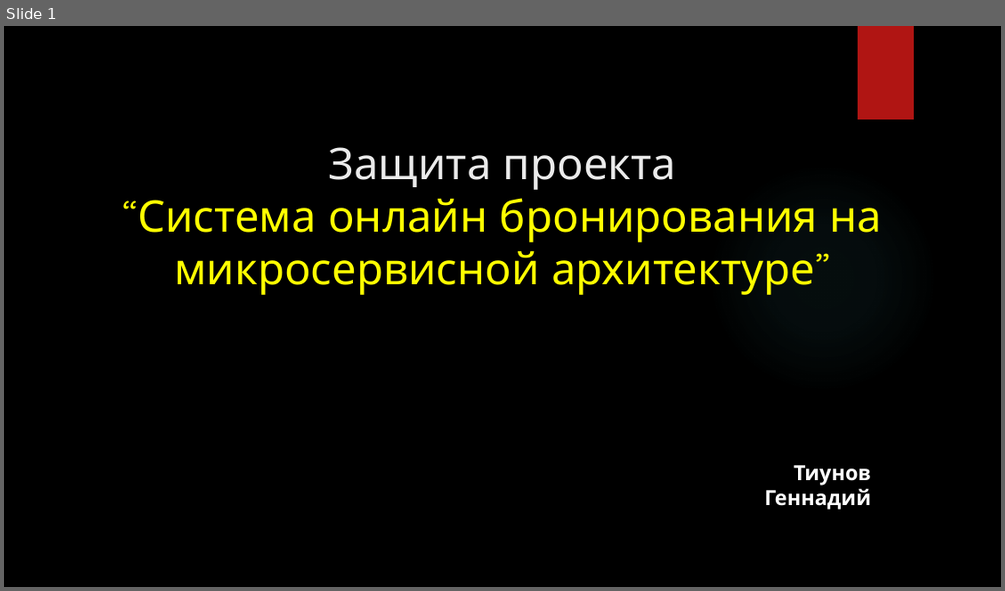
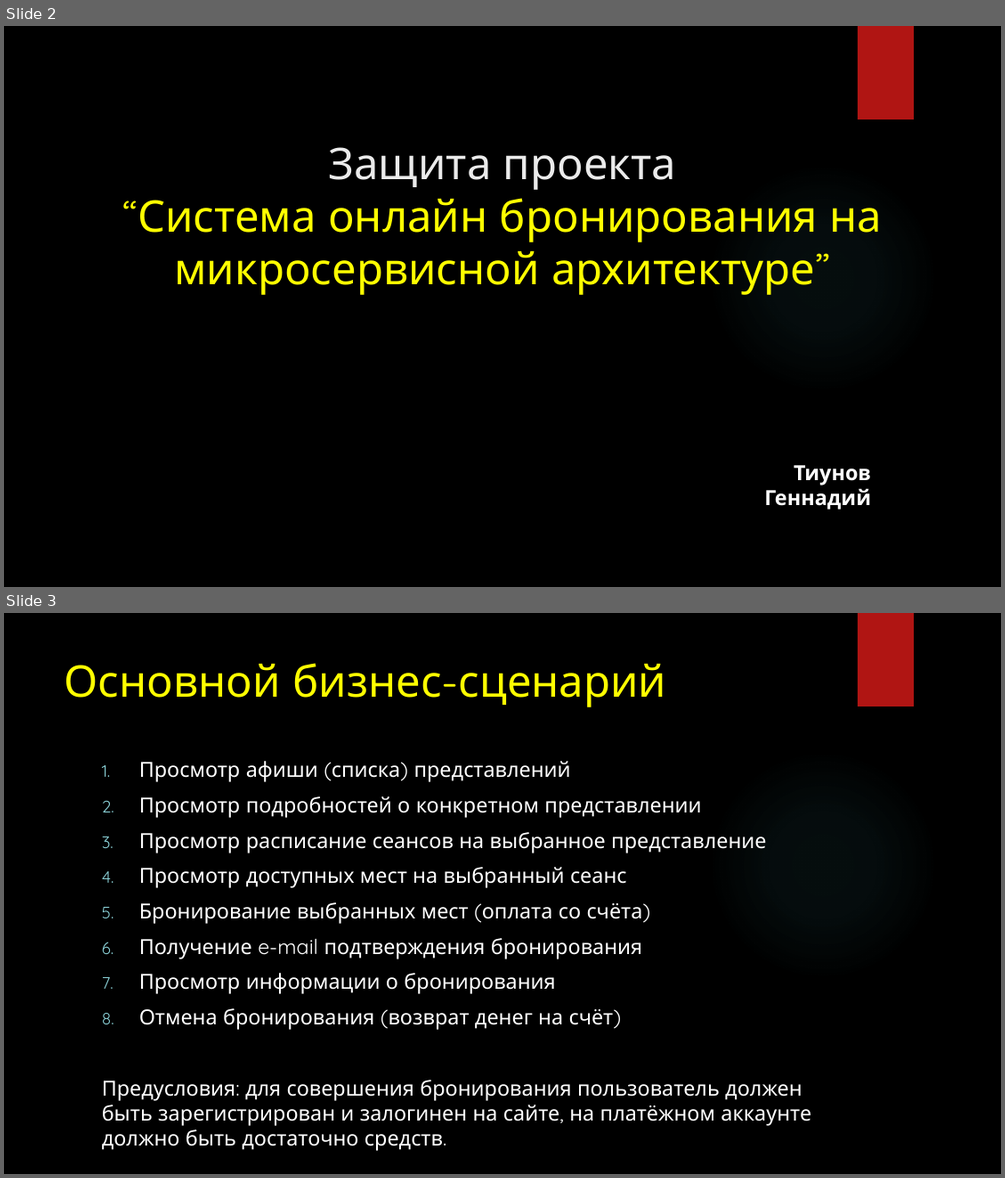
Before and after one commit to gennadytiunov/arch-labs, a slide deck: course-work/Presentation/Circus - Presentation.pptx. Shown one above the other, each under a label of ours: slide 1 before the commit, slides 2 and 3 after it. The pictures are 1005x591 and 1005x1178 pixels, drawn with LibreOffice and Linux fonts; fonts in the diff are those of the drawing; background and template pictures are left out. Boxes give left, top, right and bottom in pixels: in the first picture for what was removed or moved away, otherwise in the second. Text is boxed around its words. In the diff, an @@ line names an element or a change of style, - is before the commit and + after.

```diff
--- a/course-work/Presentation/Circus - Presentation.pptx
+++ b/course-work/Presentation/Circus - Presentation.pptx
@@ slide 3 added at box(4, 613, 1001, 1174), background picture (left out); not listed: 2 template elements that a slide beside it also shows @@
@@ title added at box(65, 663, 667, 707), 42 pt, text #FFFF00 @@
+Основной бизнес-сценарий
@@ text added at box(102, 761, 811, 1126), 20 pt, text #FFFFFF @@
+1. Просмотр афиши (списка) представлений
+2. Просмотр подробностей о конкретном представлении
+3. Просмотр расписание сеансов на выбранное представление
+4. Просмотр доступных мест на выбранный сеанс
+5. Бронирование выбранных мест (оплата со счёта)
+6. Получение e-mail подтверждения бронирования
+7. Просмотр информации о бронирования
+8. Отмена бронирования (возврат денег на счёт)
+Предусловия: для совершения бронирования пользователь должен быть зарегистрирован и залогинен на сайте, на платёжном аккаунте должно быть достаточно средств.
@@ what was slide 1 is now slide 2 @@
```
Also in this commit, not shown: 5 slides changed, 5 other slides added, 1 slide removed, 10 other files.
